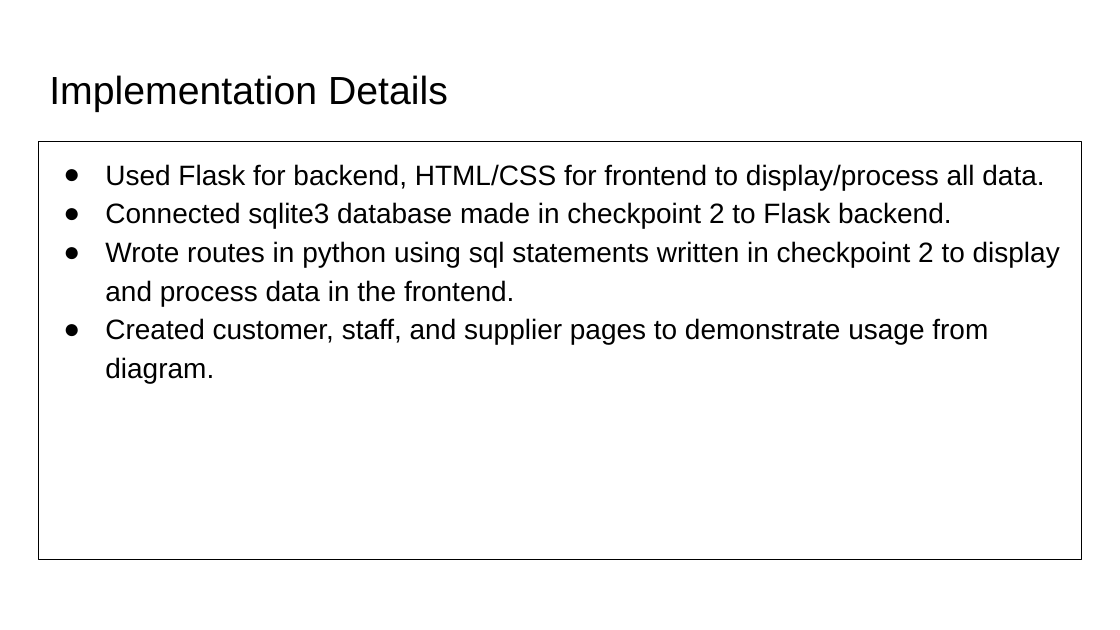
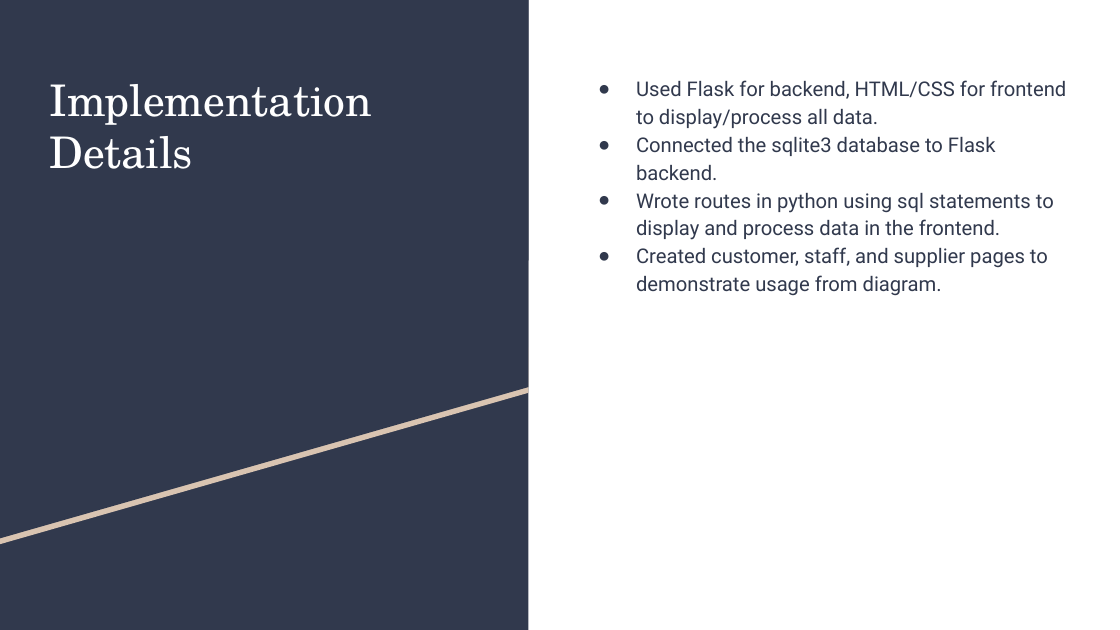
Before and after one commit to elginli/CSE-111-Project, a slide deck: slide 6 of Checkpoint3-slides.pptx. Drawn at 1120x630 pixels with LibreOffice and Linux fonts; fonts in the diff are those of the drawing. Boxes give left, top, right and bottom in pixels: in the first picture for what was removed or moved away, otherwise in the second. Text is boxed around its words. In the diff, an @@ line names an element or a change of style, - is before the commit and + after.

Commit message:
checkpoint 3

```diff
--- a/Checkpoint3-slides.pptx
+++ b/Checkpoint3-slides.pptx
@@ rectangle added at (0,0,529,629), fill #31394D @@
@@ freeform shape added at (0,6,529,544), fill #D9C4B1 @@
@@ freeform shape added at (0,0,529,539), fill #31394D @@
@@ title "Implementation Details": place and size @@
-title "Implementation Details" at (49,75,448,112)
+title "Implementation Details" at (49,84,372,169)
@@ title "Implementation Details" at (49,84,372,169): size 25.2 to 28 pt, font Arial to TeX Gyre Schola, text colour #000000 to #FFFFFF @@
@@ text "Used Flask for backend, HTML/CSS ...": place and size @@
-text "Used Flask for backend, HTML/CSS ..." at (38,141,1082,560)
+text "Used Flask for backend, HTML/CSS ..." at (569,62,1080,563)
@@ text "Used Flask for backend, HTML/CSS ..." at (569,62,1080,563): outline #000000 0.75 pt to #FFFFFF 0.75 pt @@
@@ text at (636,80,1066,295): size 18 to 13 pt, font Arial to Roboto, text colour #000000 to #31394D in "Used Flask for backend, HTML/CSS for frontend ...", "Created customer, staff, and supplier pages to ..."; indent changed; bullet colour #000000 to #31394D @@
@@ text at (636,137,1054,240): text changed; size 18 to 13 pt; font Arial to Roboto; text colour #000000 to #31394D @@
-● Connected sqlite3 database made in checkpoint 2 to Flask backend.
-● Wrote routes in python using sql statements written in checkpoint 2 to display and process data in the frontend.
+● Connected the sqlite3 database to Flask backend.
+● Wrote routes in python using sql statements to display and process data in the frontend.
```
Also in this commit, not shown: 5 other slides changed, 2 other files.
